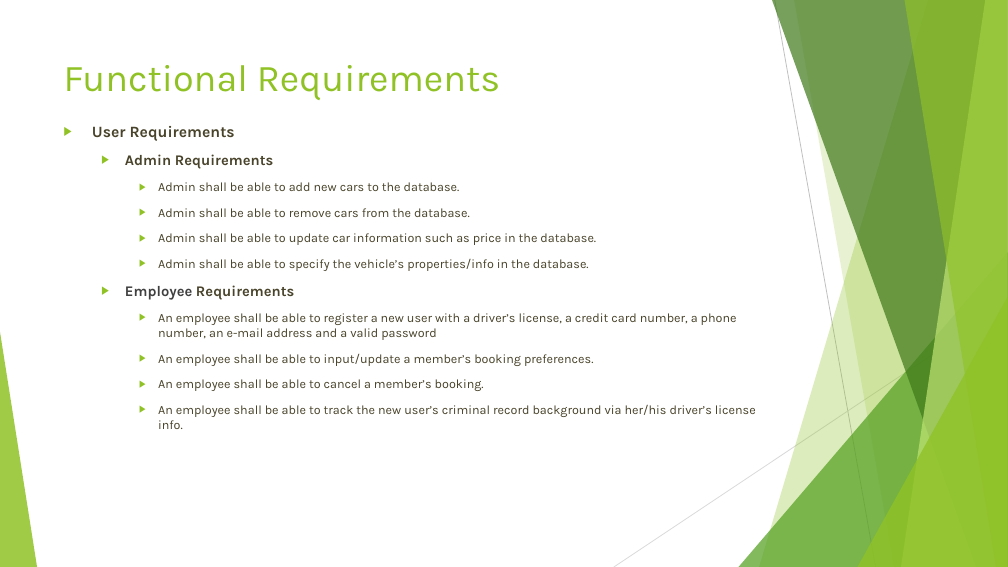
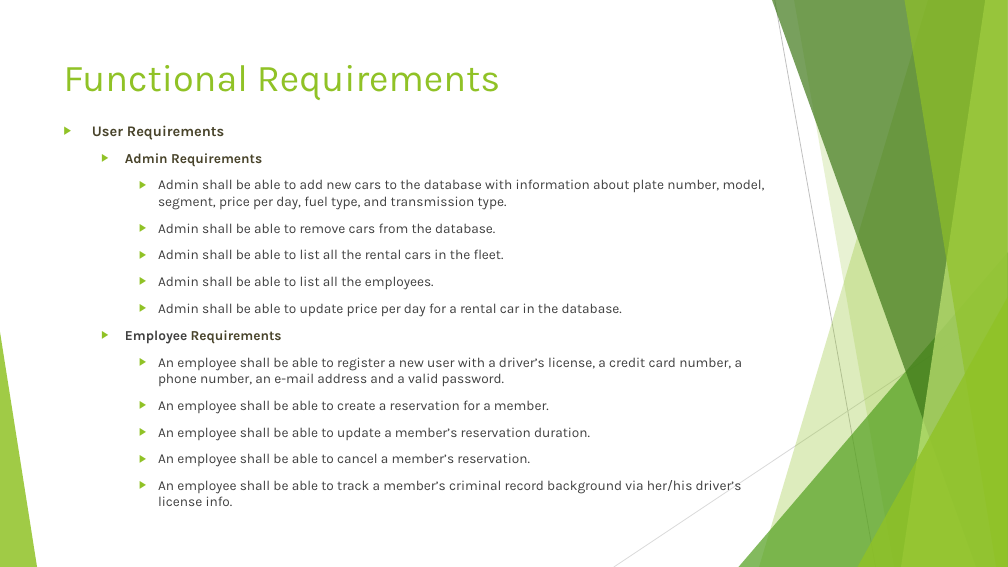
Before and after one commit to aysegulsari/SWE-530, a slide deck: slide 5 of Requirements/Online Car Rental System Requirements.pptx. Drawn at 1008x567 pixels with LibreOffice and Linux fonts; fonts in the diff are those of the drawing. Boxes give left, top, right and bottom in pixels: in the first picture for what was removed or moved away, otherwise in the second. Text is boxed around its words. In the diff, an @@ line names an element or a change of style, - is before the commit and + after.

Commit message:
Styling of requirement documents are updated

```diff
--- a/Requirements/Online Car Rental System Requirements.pptx
+++ b/Requirements/Online Car Rental System Requirements.pptx
@@ text at [92, 125, 495, 344]: size 15 to 13.9 pt in "User Requirements"; size 14 to 12.9 pt in "Admin Requirements", "Employee Requirements"; size 12 to 12.9 pt, text colour #48432A to #404040 in "Admin shall be able to remove cars ..." @@
@@ text at [158, 179, 765, 210]: text changed; size 12 to 12.9 pt; text colour #48432A to #404040 @@
-    ▶ Admin shall be able to add new cars to the database.
+    ▶ Admin shall be able to add new cars to the database with information about plate number, model, segment, price per day, fuel type, and transmission type.
@@ text at [158, 249, 622, 317]: text changed; size 12 to 12.9 pt; text colour #48432A to #404040 @@
-    ▶ Admin shall be able to update car information such as price in the database.
-    ▶ Admin shall be able to specify the vehicle’s properties/info in the database.
+    ▶ Admin shall be able to list all the rental cars in the fleet.
+    ▶ Admin shall be able to list all the employees.
+    ▶ Admin shall be able to update price per day for a rental car in the database.
@@ text at [158, 357, 743, 506]: text changed; size 12 to 12.9 pt; text colour #48432A to #404040 @@
-    ▶ An employee shall be able to register a new user with a driver’s license, a credit card number, a phone number, an e-mail address and a valid password
-    ▶ An employee shall be able to input/update a member’s booking preferences.
-    ▶ An employee shall be able to cancel a member’s booking.
-    ▶ An employee shall be able to track the new user’s criminal record background via her/his driver’s license info.
+    ▶ An employee shall be able to register a new user with a driver’s license, a credit card number, a phone number, an e-mail address and a valid password.
+    ▶ An employee shall be able to create a reservation for a member.
+    ▶ An employee shall be able to update a member’s reservation duration.
+    ▶ An employee shall be able to cancel a member’s reservation.
+    ▶ An employee shall be able to track a member’s criminal record background via her/his driver’s license info.
```
Also in this commit, not shown: 9 other slides changed, 1 other file.
